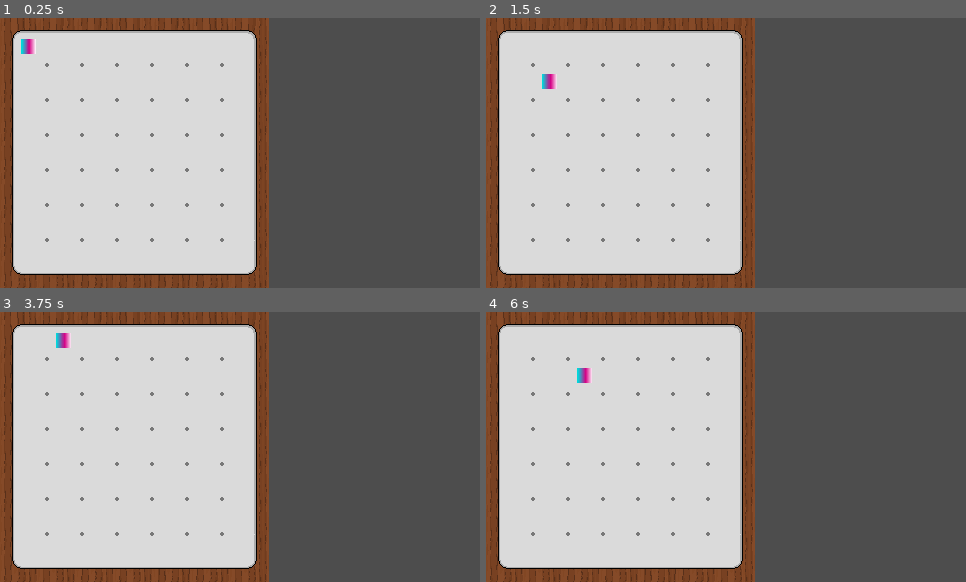
Above: before the commit, frames 1-4 (two rows, left to right).
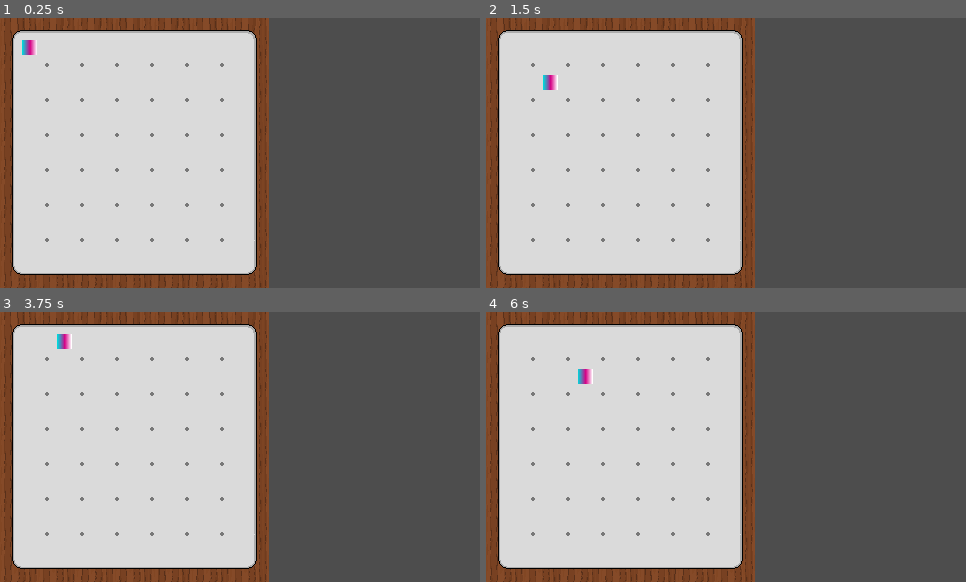
Above: after the commit, the same moments.

Repository: Rokcas/natural-lens
Game: Godot game, scene res://game.tscn
Same seed, same stepped clock (60 frames per second), same inputs: the game is played once before the commit and once after it.
Inputs:
- Up to frame 1 (0.25 s): no input
- Up to frame 2 (1.5 s): tap Enter at 0.5 s; hold D (Right) 0.53-1.28 s; tap Space at 1.25 s; hold S (Down) from 1.28 s (still down)
- Up to frame 3 (3.75 s): tap Enter at 2, 3.5 s; release S (Down) at 2.03 s; hold D (Right) 2.03-2.78 s; tap Space at 2.75 s; hold W (Up) 2.78-3.53 s; hold A (Left) from 3.53 s (still down)
- Up to frame 4 (6 s): tap Space at 4.25 s; release A (Left) at 5.03 s; hold S (Down) 5.03-5.78 s; hold D (Right) from 5.78 s (still down)

The runs differ from the first frame. In frame 1, 0.1% of the frame differs, in the area x 4-8%, y 7-14%; in frame 2, 0.1%; in frame 3, 0.1%; in frame 4, less than 0.1%.

Commit message:
Move player logic to grid

Diff:
--- a/game.tscn
+++ b/game.tscn
@@ -1,11 +1,7 @@
-[gd_scene load_steps=3 format=3 uid="uid://dp667hw5f5d5k"]
+[gd_scene load_steps=2 format=3 uid="uid://dp667hw5f5d5k"]
 
 [ext_resource type="PackedScene" uid="uid://ba7cqu4nkqtg5" path="res://scenes/grid.tscn" id="1_xkthq"]
-[ext_resource type="PackedScene" uid="uid://drsvgmon1vckq" path="res://scenes/entities/player.tscn" id="2_s6ciy"]
 
 [node name="Game" type="CanvasLayer"]
 
 [node name="Grid" parent="." instance=ExtResource("1_xkthq")]
-
-[node name="Player" parent="." instance=ExtResource("2_s6ciy")]
-position = Vector2(29, 29)
--- a/scenes/entities/player.gd
+++ /dev/null
@@ -1,33 +0,0 @@
-extends Area2D
-
-# Approx. size of tiles. Right now it's slightly misaligned
-const BOARD_BASE_POS = Vector2(16, 16)
-const TILE_SIZE = 35
-
-var inputs = {
-	"Right": Vector2.RIGHT,
-	"Left": Vector2.LEFT,
-	"Up": Vector2.UP,
-	"Down": Vector2.DOWN
-}
-@onready var ray = $RayCast2D
-
-func _unhandled_input(event):
-	for dir in inputs.keys():
-		if event.is_action_pressed(dir):
-			move(dir)
-
-func move(dir):
-	ray.target_position = inputs[dir] * TILE_SIZE
-	ray.force_raycast_update()
-	if !ray.is_colliding():
-		position += inputs[dir] * TILE_SIZE
-
-# Called when the node enters the scene tree for the first time.
-func _ready():
-	pass
-
-
-# Called every frame. 'delta' is the elapsed time since the previous frame.
-func _process(delta):
-	pass
--- a/scenes/entities/player.tscn
+++ b/scenes/entities/player.tscn
@@ -1,6 +1,4 @@
-[gd_scene load_steps=5 format=3 uid="uid://drsvgmon1vckq"]
-
-[ext_resource type="Script" path="res://scenes/entities/player.gd" id="1_45mqv"]
+[gd_scene load_steps=4 format=3 uid="uid://drsvgmon1vckq"]
 
 [sub_resource type="Gradient" id="Gradient_ryk3f"]
 offsets = PackedFloat32Array(0, 0.532468, 1)
@@ -15,7 +13,6 @@
 size = Vector2(24, 24)
 
 [node name="Player" type="Area2D"]
-script = ExtResource("1_45mqv")
 
 [node name="Sprite2D" type="Sprite2D" parent="."]
 scale = Vector2(0.5, 0.5)
--- /dev/null
+++ b/scenes/grid.gd
@@ -0,0 +1,40 @@
+extends CanvasGroup
+
+const TILE_SIZE = 35
+const BOARD_BASE_POS = Vector2(12, 12) + Vector2(TILE_SIZE, TILE_SIZE) / 2
+const inputs = {
+	"Right": Vector2i.RIGHT,
+	"Left": Vector2i.LEFT,
+	"Up": Vector2i.UP,
+	"Down": Vector2i.DOWN
+}
+
+const BOARD_SIZE = 7
+
+# TODO: Maybe move out to its own script?
+var player_pos : Vector2i = Vector2i(0, 0)
+
+func in_bounds(pos : Vector2i):
+	return 0 <= min(pos.x, pos.y) and max(pos.x, pos.y) < BOARD_SIZE
+
+func move(dir : Vector2i):
+	var new_pos = player_pos + dir
+	if in_bounds(new_pos):
+		player_pos = new_pos
+		update_player_position()
+
+func update_player_position():
+	$Player.position = BOARD_BASE_POS + TILE_SIZE * Vector2(player_pos)
+
+# Called when the node enters the scene tree for the first time.
+func _ready():
+	update_player_position()
+
+func _unhandled_input(event : InputEvent):
+	for dir in inputs.keys():
+		if event.is_action_pressed(dir):
+			move(inputs[dir])
+
+# Called every frame. 'delta' is the elapsed time since the previous frame.
+func _process(delta):
+	pass
--- a/scenes/grid.tscn
+++ b/scenes/grid.tscn
@@ -1,8 +1,10 @@
-[gd_scene load_steps=6 format=3 uid="uid://ba7cqu4nkqtg5"]
+[gd_scene load_steps=8 format=3 uid="uid://ba7cqu4nkqtg5"]
 
+[ext_resource type="Script" path="res://scenes/grid.gd" id="1_m0f7g"]
 [ext_resource type="PackedScene" uid="uid://l7t8djcubit5" path="res://scenes/entities/wall.tscn" id="1_ml68j"]
 [ext_resource type="Texture2D" uid="uid://cwu4uslx7m51t" path="res://assets/wood.png" id="2_8fgeg"]
 [ext_resource type="PackedScene" uid="uid://cy7h6w3yirl7d" path="res://scenes/board.tscn" id="3_7oe21"]
+[ext_resource type="PackedScene" uid="uid://drsvgmon1vckq" path="res://scenes/entities/player.tscn" id="4_36grf"]
 
 [sub_resource type="TileSetAtlasSource" id="TileSetAtlasSource_vej0n"]
 texture = ExtResource("2_8fgeg")
@@ -14,6 +16,7 @@
 sources/1 = SubResource("TileSetAtlasSource_vej0n")
 
 [node name="Grid" type="CanvasGroup"]
+script = ExtResource("1_m0f7g")
 
 [node name="Wood" type="TileMap" parent="."]
 scale = Vector2(0.6, 0.6)
@@ -41,3 +44,6 @@
 
 [node name="Board" parent="." instance=ExtResource("3_7oe21")]
 position = Vector2(12, 12)
+
+[node name="Player" parent="." instance=ExtResource("4_36grf")]
+position = Vector2(69, 69)
